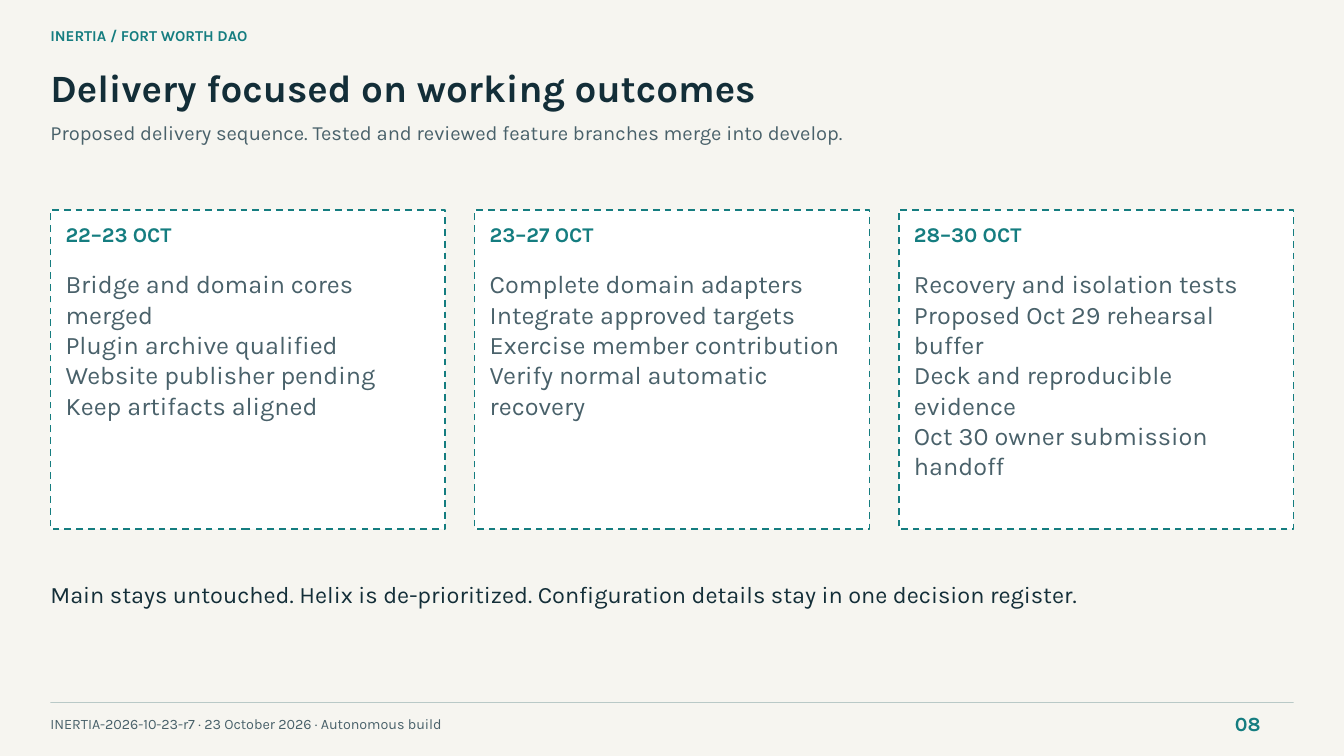
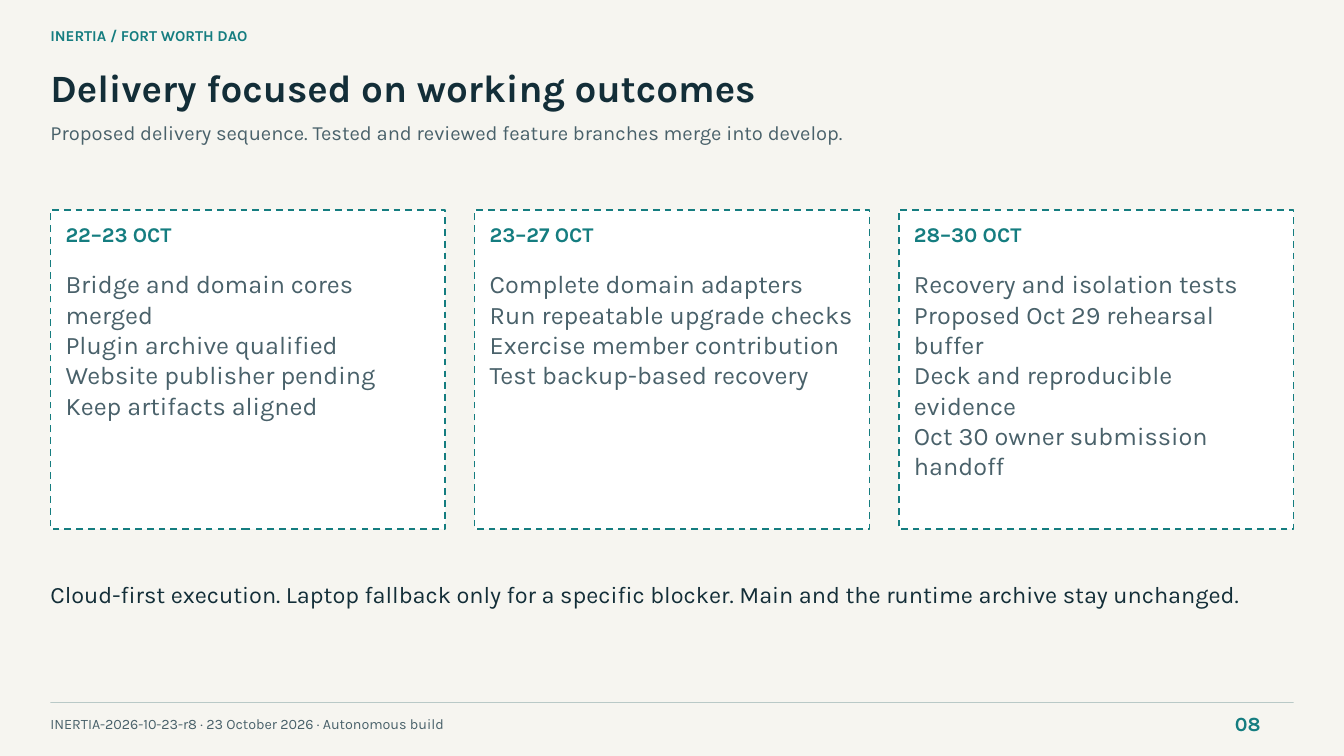
Before and after one commit to NetRxn/Inertia, a slide deck: slide 8 of Inertia-Architecture.pptx. Drawn at 1344x756 pixels with LibreOffice and Linux fonts; fonts in the diff are those of the drawing. Boxes give left, top, right and bottom in pixels: in the first picture for what was removed or moved away, otherwise in the second. Text is boxed around its words. In the diff, an @@ line names an element or a change of style, - is before the commit and + after.

```diff
--- a/Inertia-Architecture.pptx
+++ b/Inertia-Architecture.pptx
@@ text at (490,307,853,330): text changed @@
-Integrate approved targets
+Run repeatable upgrade checks
@@ text at (490,367,808,390): text changed @@
-Verify normal automatic recovery
+Test backup-based recovery
@@ text at (50,587,1238,609): text changed @@
-Main stays untouched. Helix is de-prioritized. Configuration details stay in one decision register.
+Cloud-first execution. Laptop fallback only for a specific blocker. Main and the runtime archive stay unchanged.
@@ text at (50,719,444,729): text changed @@
-INERTIA-2026-10-23-r7 · 23 October 2026 · Autonomous build
+INERTIA-2026-10-23-r8 · 23 October 2026 · Autonomous build
```
Also in this commit, not shown: 7 other slides changed, 9 other files.
